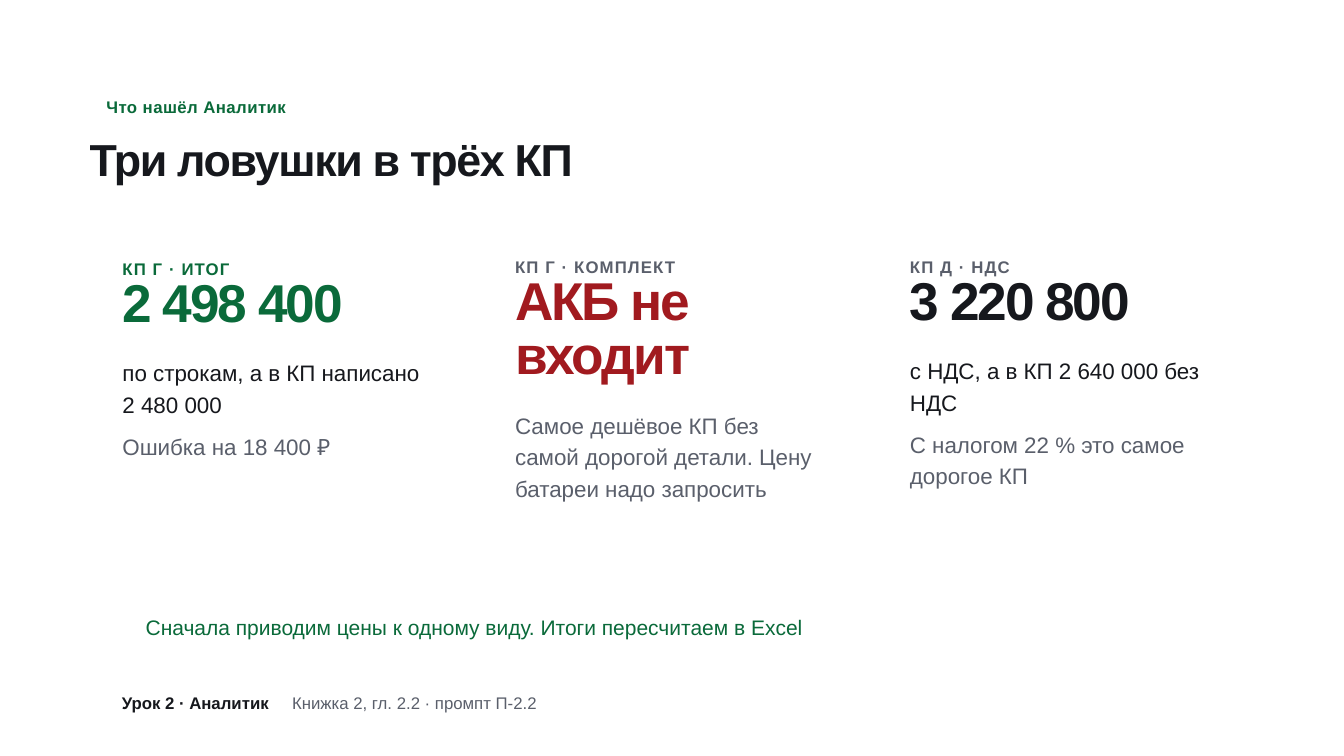
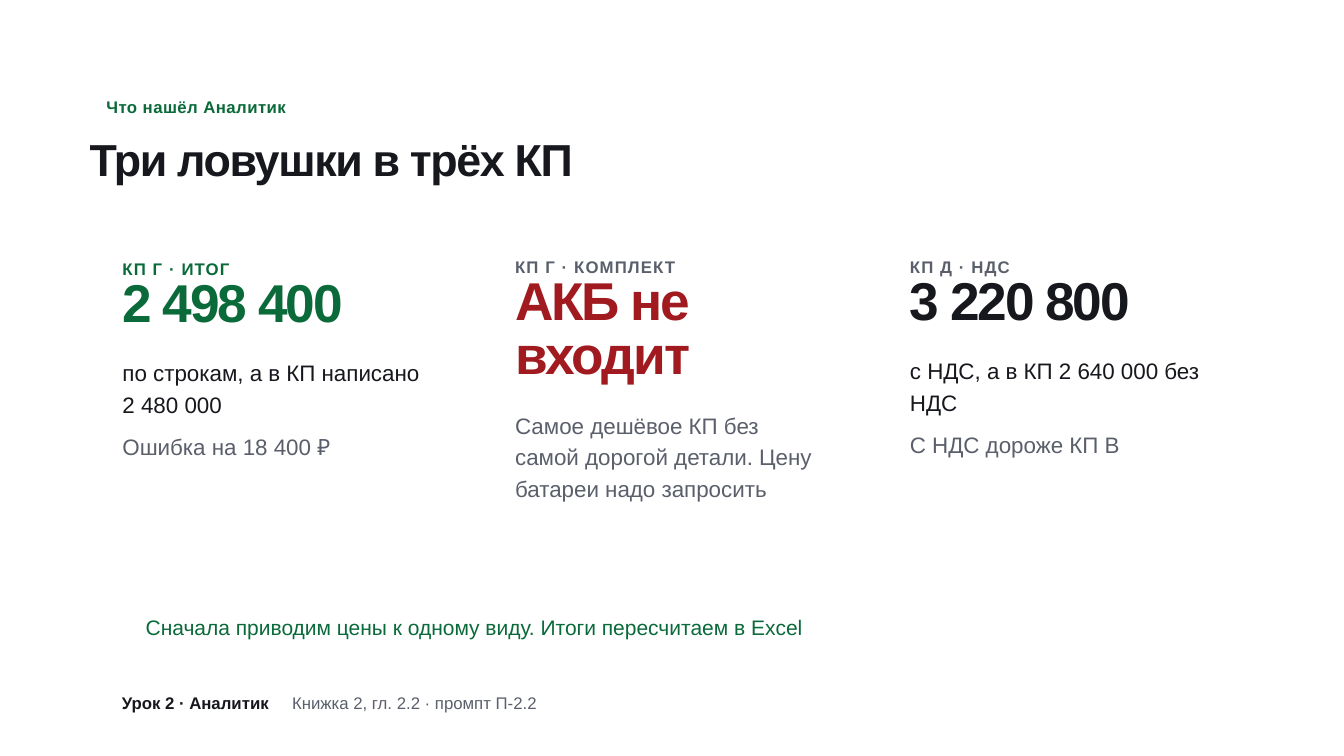
Before and after one commit to dargreeny17-hue/Test, a slide deck: slide 11 of ai-course/lesson-2/lesson-2-slides.pptx. Drawn at 1344x756 pixels with LibreOffice and Linux fonts; fonts in the diff are those of the drawing; background and template pictures are left out. Boxes give left, top, right and bottom in pixels: in the first picture for what was removed or moved away, otherwise in the second. Text is boxed around its words. In the diff, an @@ line names an element or a change of style, - is before the commit and + after.

```diff
--- a/ai-course/lesson-2/lesson-2-slides.pptx
+++ b/ai-course/lesson-2/lesson-2-slides.pptx
@@ text at bbox=[910, 437, 1120, 458]: text changed @@
-С налогом 22 % это самое дорогое КП
+С НДС дороже КП В
```
Also in this commit, not shown: 3 other slides changed, 18 other files.
